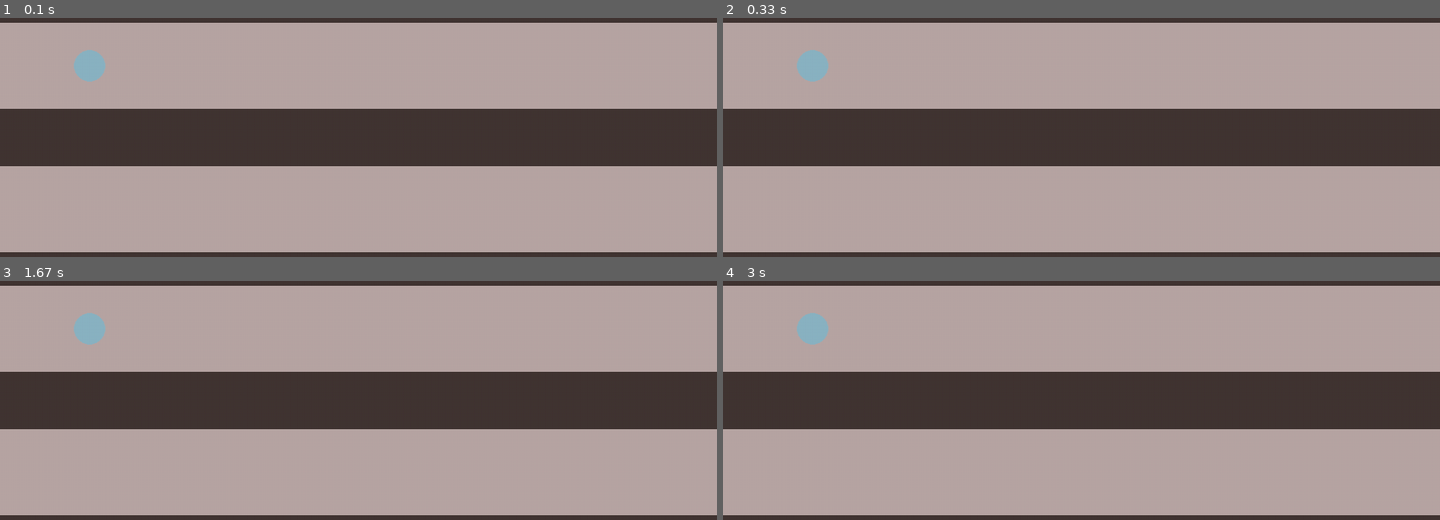
Above: before the commit, frames 1-4 (two rows, left to right).
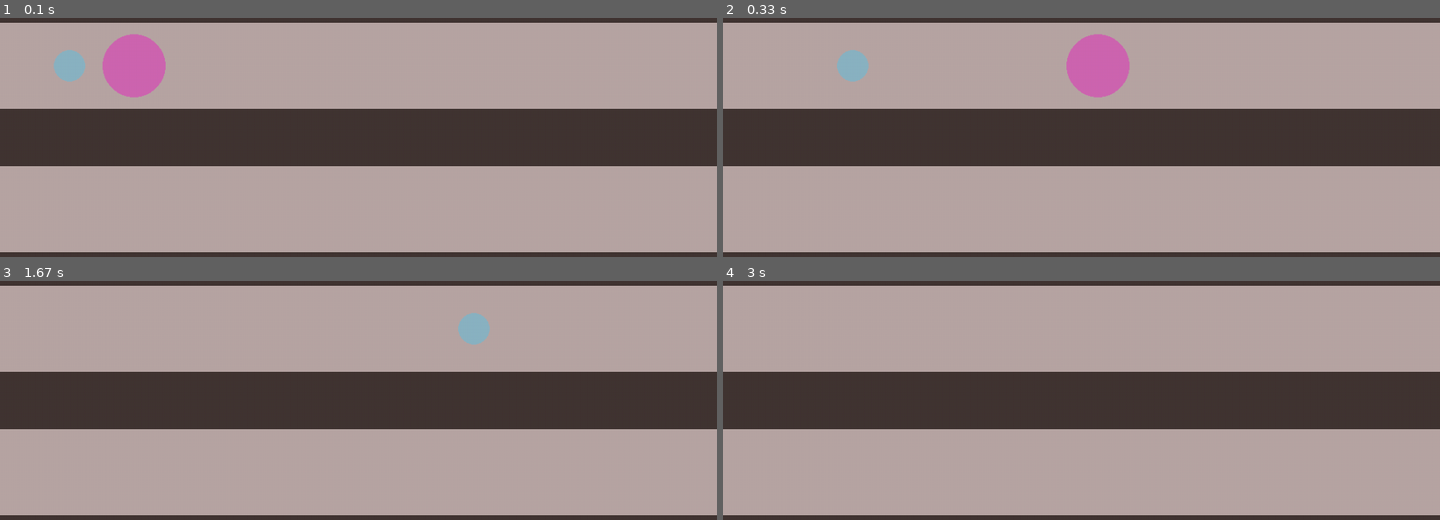
Above: after the commit, the same moments.

Repository: polismir/pygame_my
Game: pygame game, started from task7.py
Two runs of this game, one before a commit and one after it. Both use one fixed random seed, a clock stepped at 60 frames per second and the inputs below.
Inputs:
- Up to frame 1 (0.1 s): no input
- Up to frame 2 (0.33 s): no input
- Up to frame 3 (1.67 s): no input
- Up to frame 4 (3 s): no input

The runs differ from the first frame. In frame 1, 2.5% of the frame differs, in the area x 7-24%, y 6-34%; in frame 2, 2.7%, in the area x 10-57%, y 6-34%; in frame 3, 0.9%; in frame 4, 0.4%.

Commit message:
Update task7.py

Diff:
--- a/task7.py
+++ b/task7.py
@@ -22,7 +22,7 @@
         self.random_size = random.randint(5, 55)
 
         self.ball_surf = pg.Surface((Ball.SIZE, Ball.SIZE), pg.SRCALPHA)
-        self.ball_rect = self.ball_surf.get_rect(centerx=WIDTH * 1 / 8)
+        self.ball_rect = self.ball_surf.get_rect(centerx=WIDTH * 1 / 15)
         self.ball_rect.top = HEIGHT * 1 / 4
         self.ball_surf.fill((0, 0, 0, 0))
         pg.draw.circle(self.ball_surf, (*self.random_color, 100), (self.ball_rect.width / 2, self.ball_rect.height / 2 - 15), self.random_size)
@@ -30,13 +30,19 @@
     def draw(self, screen):  # отрисовка снаряда на экране слоем self.surf
         screen.blit(self.ball_surf, self.ball_rect)
 
-    def move_left(self):
-        if self.ball_rect.left > self.speed:
-            self.ball_rect.left -= self.speed
+    def move(self):
+        if self.ball_rect.top == HEIGHT * 1 / 4:
+            if self.ball_rect.left <= WIDTH:
+                self.ball_rect.right += self.speed
+            else:
+                self.ball_rect.top = HEIGHT * 1 / 1.75
+        else:
+            if self.ball_rect.top == HEIGHT * 1 / 1.75:
+                if self.ball_rect.right >= WIDTH:
+                    self.ball_rect.left -= self.speed
+                else:
+                    self.ball_rect.top = HEIGHT * 1 / 4
 
-    def move_right(self):
-        if self.ball_rect.right < BALL_WIDTH - self.speed:
-            self.ball_rect.right += self.speed
 
 # здесь происходит инициализация:
 pg.init()
@@ -50,11 +56,12 @@
 pg.draw.rect(background, GREY, (0, 150, WIDTH, 120))
 pg.draw.rect(background, GREY, (0, 350, WIDTH, 120))
 
-my_ball = Ball()
+balls = [Ball(), Ball()]
+
 screen.blit(background, (0, 0))
-my_ball.draw(screen)
+for elem in balls:
+    elem.draw(screen)
 pg.display.update()
-
 
 # главный игровой цикл:
 flag_play = True
@@ -70,33 +77,10 @@
     if not flag_play:
         break
 
-    # if ball_rect.left >= WIDTH:
-    #     flag = "влево"
-    #     ball_rect.top = HEIGHT * 1 / 1.75
-    # if ball_rect.left <= -120:
-    #     flag = "вправо"
-    #     ball_rect.top = HEIGHT * 1 / 4
-    #
-    # if flag == "вправо":
-    #     ball_rect.right += speed
-    # if flag == "влево":
-    #     ball_rect.left -= speed
-    #
-    # if ball1_rect.left >= WIDTH:
-    #     flag1 = "влево"
-    #     ball1_rect.top = HEIGHT * 1 / 1.75
-    # if ball1_rect.left <= -120:
-    #     flag1 = "вправо"
-    #     ball1_rect.top = HEIGHT * 1 / 4
-    #
-    # if flag1 == "вправо":
-    #     ball1_rect.right += speed1
-    # if flag1 == "влево":
-    #     ball1_rect.left -= speed1
-    #
-    # # перерисовка экрана:
-    # # ...
-    # screen.blit(background, (0, 0))  # наносим первым слоем
-    # screen.blit(ball, ball_rect)
-    # screen.blit(ball1, ball1_rect)
-    # pg.display.update()  # обновление экрана, чтобы отобразить новую перерисовку
+    for elem in balls:
+        elem.move()
+
+    screen.blit(background, (0, 0))
+    for elem in balls:
+        elem.draw(screen)
+    pg.display.update()
